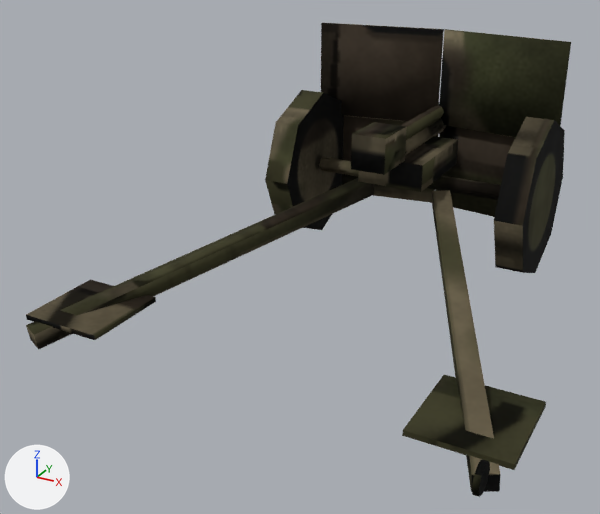
A saved change to the Blender file models/WZ36_BOFORS/WZ36_BOFORS_LOW.blend.
The view is the same before and after, from a 50 mm lens placed at (1.34, -3.22, 1.6), pointed at (-0.32, -0.22, 0.1). Arrows for +X, +Y and +Z are at lower left; the lights stay in place. The first picture is the older version.

In view in the first picture: 'Axe_Canon_01', 'Bras_Droit', 'Bras_Gauche', 'Chassis', 'Roue_D1', 'Roue_G1', 'Tourelle_01' and 1 more.
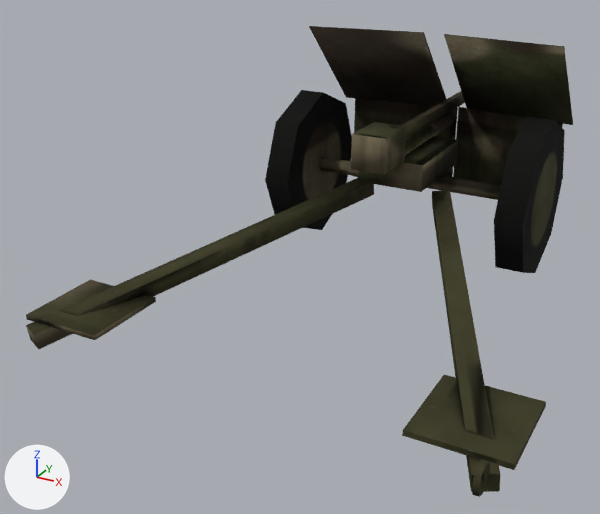
Boxes (x1, y1, x2, y2) around the edits, measured in the pictures (600 x 514 px; the box of a moved part takes in the faces that stretch with it):
'Tourelle_01', reshaped, surface changed (14% shorter)
    before: (321, 23, 571, 217)
    after: (309, 26, 573, 192)
part 1 of me_tourelle_01, moved or reshaped
    before: (342, 115, 439, 203)
    after: (353, 99, 458, 177)
part 2 of me_tourelle_01, moved or reshaped
    before: (435, 126, 516, 217)
    after: (453, 107, 563, 185)
part 3 of me_tourelle_01, moved or reshaped
    before: (333, 23, 432, 29)
    after: (312, 26, 423, 33)
part 4 of me_tourelle_01, moved or reshaped
    before: (321, 23, 444, 121)
    after: (309, 26, 446, 105)
part 5 of me_tourelle_01, moved or reshaped
    before: (560, 43, 571, 126)
    after: (564, 48, 573, 123)
part 6 of me_tourelle_01, moved or reshaped
    before: (445, 29, 567, 42)
    after: (445, 34, 564, 47)
part 7 of me_tourelle_01, moved or reshaped
    before: (439, 30, 571, 137)
    after: (444, 34, 573, 125)
part 8 of me_tourelle_01, surface changed
    before: (321, 23, 571, 217)
    after: (309, 26, 573, 192)
part 9 of me_axe_canon_01, surface changed
    before: (351, 118, 447, 175)
    after: (351, 112, 455, 175)
part 10 of me_bras_droit, surface changed
    both: (418, 190, 545, 497)
part 11 of me_bras_gauche, surface changed
    both: (26, 178, 374, 349)
part 12 of me_roue_d1, surface changed (darker)
    both: (494, 117, 565, 272)
part 13 of me_roue_g1, surface changed (darker)
    before: (265, 90, 343, 214)
    after: (265, 90, 352, 214)

The change in detail:
me_tourelle_01 is used by ob_tourelle_01; parent ob_chassis; location (-0.0238, -0.132, 0.036).
me_tourelle_01 had 40 vertices, 30 faces and spanned x -0.576..0.624, y -0.178..0.442, z -0.253..0.617.
me_tourelle_01 now has 40 vertices, 30 faces and spans x -0.576..0.624, y -0.178..0.712, z -0.253..0.617.
me_tourelle_01 part 1: the loose piece of 8 vertices spanning x -0.576..0.02, y 0.346..0.442, z -0.253..0.157 is scaled about its middle by (0.916, 0.918, 1.07), then moved by (0.025, 0.274, 0.015).
me_tourelle_01 part 2: the loose piece of 8 vertices spanning x 0.028..0.624, y 0.346..0.442, z -0.253..0.157 is scaled about its middle by (0.916, 0.918, 1.07), then moved by (-0.025, 0.274, 0.015).
me_tourelle_01 part 3: all 2 vertices in x 0.02, y 0.4..0.412, z 0.617 are moved by (-0.046, -0.136, 0.0).
me_tourelle_01 part 4: all 2 vertices in x 0.02, y 0.4..0.412, z 0.167 are moved by (-0.046, 0.294, 0.02).
me_tourelle_01 part 5: all 4 vertices in x -0.576..0.624, y 0.316..0.328, z 0.167 are moved by (0.0, 0.3, 0.02).
me_tourelle_01 part 6: all 2 vertices in x 0.028, y 0.4..0.412, z 0.617 are moved by (0.046, -0.136, 0.0).
me_tourelle_01 part 7: all 2 vertices in x 0.028, y 0.4..0.412, z 0.167 are moved by (0.046, 0.294, 0.02).
me_tourelle_01 part 8: texture (UV) coordinates of 30 of 30 faces, centred in x -0.576..0.624, y -0.178..0.436, z -0.253..0.617, changed; they spanned u 0.0..0.99, v 0.0..0.96 and now span u 0.0..0.98, v 0.0..0.96.
Other edits to the shape of me_tourelle_01 do not show in these pictures.
me_axe_canon_01 has 20 vertices, 14 faces and spans x -0.064..0.086, y -0.353..0.617, z 0.041..0.22.
me_axe_canon_01 is used by ob_axe_canon_01; parent ob_tourelle_01; location (0.0124, -0.0652, 0.0824).
me_axe_canon_01 part 9: texture (UV) coordinates of 14 of 14 faces, centred in x -0.064..0.086, y -0.353..0.617, z 0.043..0.22, changed; they spanned u 0.05..0.94, v 0.58..0.94 and now span u 0.0..0.88, v 0.4..0.94.
me_bras_droit has 32 vertices, 22 faces and spans x -0.08..0.72, y -1.6..0.02, z -0.31..0.04.
me_bras_droit is used by ob_bras_droit; parent ob_chassis; location (0.219, -0.132, -0.0225).
me_bras_droit part 10: texture (UV) coordinates of 22 of 22 faces, centred in x -0.04..0.72, y -1.6..0.0, z -0.27..0.0, changed; they spanned u 0.0..1.0, v 0.0..0.96 and now span u 0.0..0.97, v 0.0..1.0.
me_bras_gauche has 16 vertices, 12 faces and spans x -0.68..0.12, y -1.52..0.02, z -0.31..0.04.
me_bras_gauche is used by ob_bras_gauche; parent ob_chassis; location (-0.266, -0.132, -0.0225).
me_bras_gauche part 11: texture (UV) coordinates of 12 of 12 faces, centred in x -0.68..0.09, y -1.49..0.0, z -0.27..0.0, changed; they spanned u 0.0..0.96, v 0.0..0.98 and now span u 0.09..0.98, v 0.0..0.95.
me_roue_d1 has 16 vertices, 10 faces and spans x -0.193..-0.073, y -0.357..0.357, z -0.357..0.357.
me_roue_d1 is used by ob_roue_d1; parent ob_chassis; location (0.683, 0.0, 0.0).
me_roue_d1 part 12: texture (UV) coordinates of 10 of 10 faces, centred in x -0.193..-0.073, y -0.305..0.305, z -0.304..0.305, changed; they spanned u 0.0..0.77, v 0.0..0.88 and now span u 0.0..0.96, v 0.0..0.92.
me_roue_g1 has 16 vertices, 10 faces and spans x 0.12..0.24, y -0.357..0.357, z -0.357..0.357.
me_roue_g1 is used by ob_roue_g1; parent ob_chassis; location (-0.73, 0.0, 0.0).
me_roue_g1 part 13: texture (UV) coordinates of 10 of 10 faces, centred in x 0.12..0.24, y -0.305..0.305, z -0.304..0.305, changed; they spanned u 0.12..0.82, v 0.0..0.92 and now span u 0.23..0.85, v 0.0..0.97.
